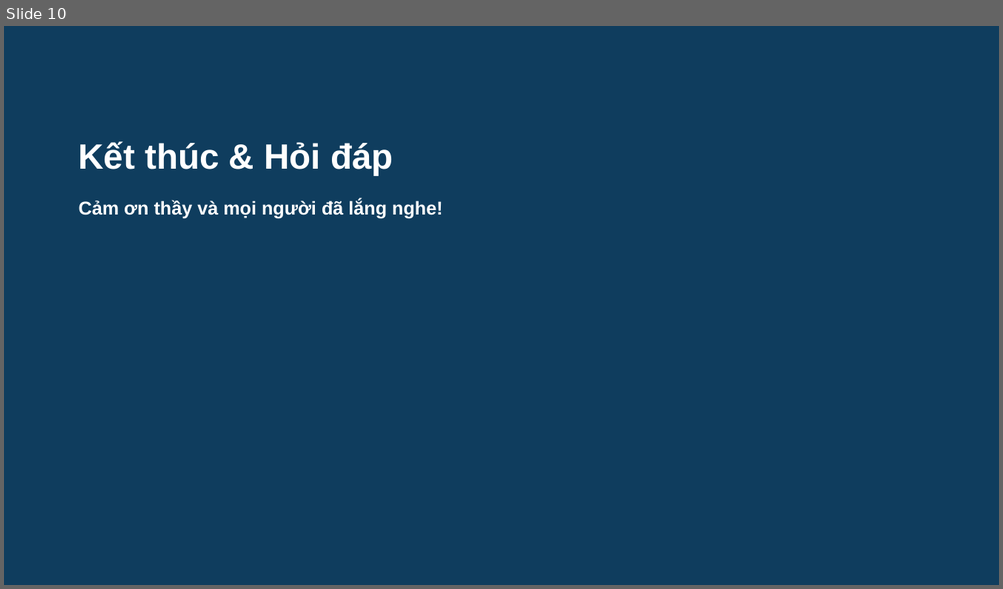
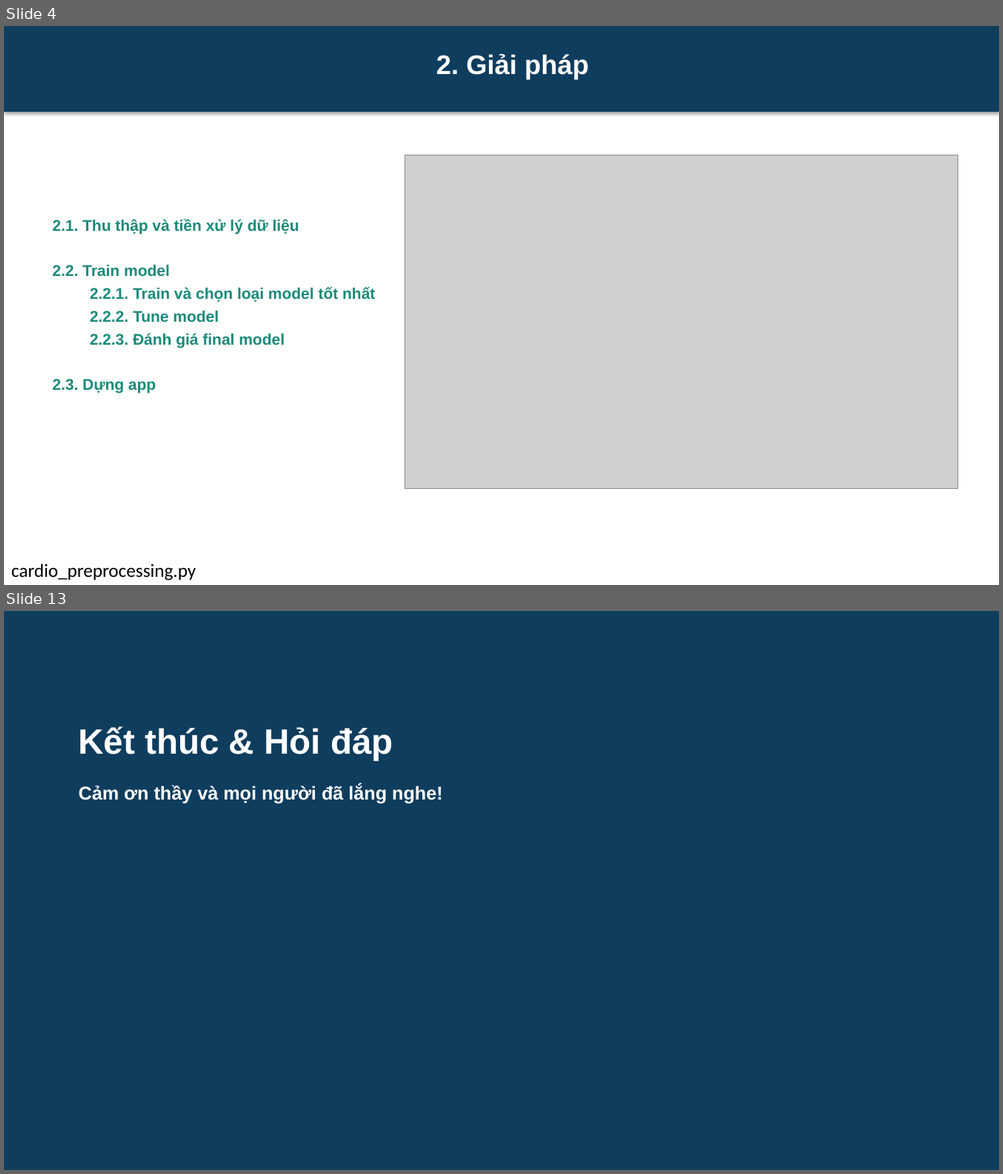
Before and after one commit to DongTrieu0310/AI_HealthCareAssitant, a slide deck: docs/Slide.pptx. Shown one above the other, each under a label of ours: slide 10 before the commit, slides 4 and 13 after it; the slides between them are not shown. The pictures are 1003x589 and 1003x1174 pixels, drawn with LibreOffice and Linux fonts; fonts in the diff are those of the drawing; grey boxes stand for pictures. Boxes give left, top, right and bottom in pixels: in the first picture for what was removed or moved away, otherwise in the second. Text is boxed around its words. In the diff, an @@ line names an element or a change of style, - is before the commit and + after.

```diff
--- a/docs/Slide.pptx
+++ b/docs/Slide.pptx
@@ slide 4 added at [4,26,999,585], background #FFFFFF @@
@@ rectangle added at [4,26,999,112], fill #0F3D5E, 26 pt, text #FFFFFF, bold @@
+2. Giải pháp
@@ picture added at [405,155,959,489] @@
@@ text added at [52,219,375,394], 15 pt, text #1B8A7A, bold @@
+2.1. Thu thập và tiền xử lý dữ liệu
+2.2. Train model
+2.2.1. Train và chọn loại model tốt nhất
+2.2.2. Tune model
+2.2.3. Đánh giá final model
+2.3. Dựng app
@@ text added at [11,564,196,581], 18 pt, text #000000 @@
+cardio_preprocessing.py
@@ what was slide 10 is now slide 13 @@
```
Also in this commit, not shown: 6 slides changed, 5 other slides added, 3 slides removed, 3 other files.
